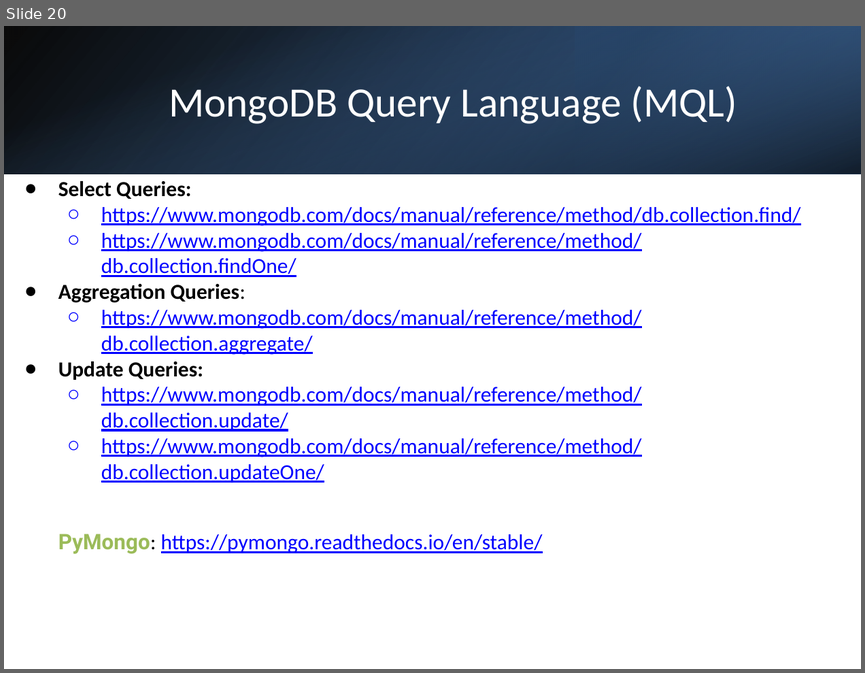
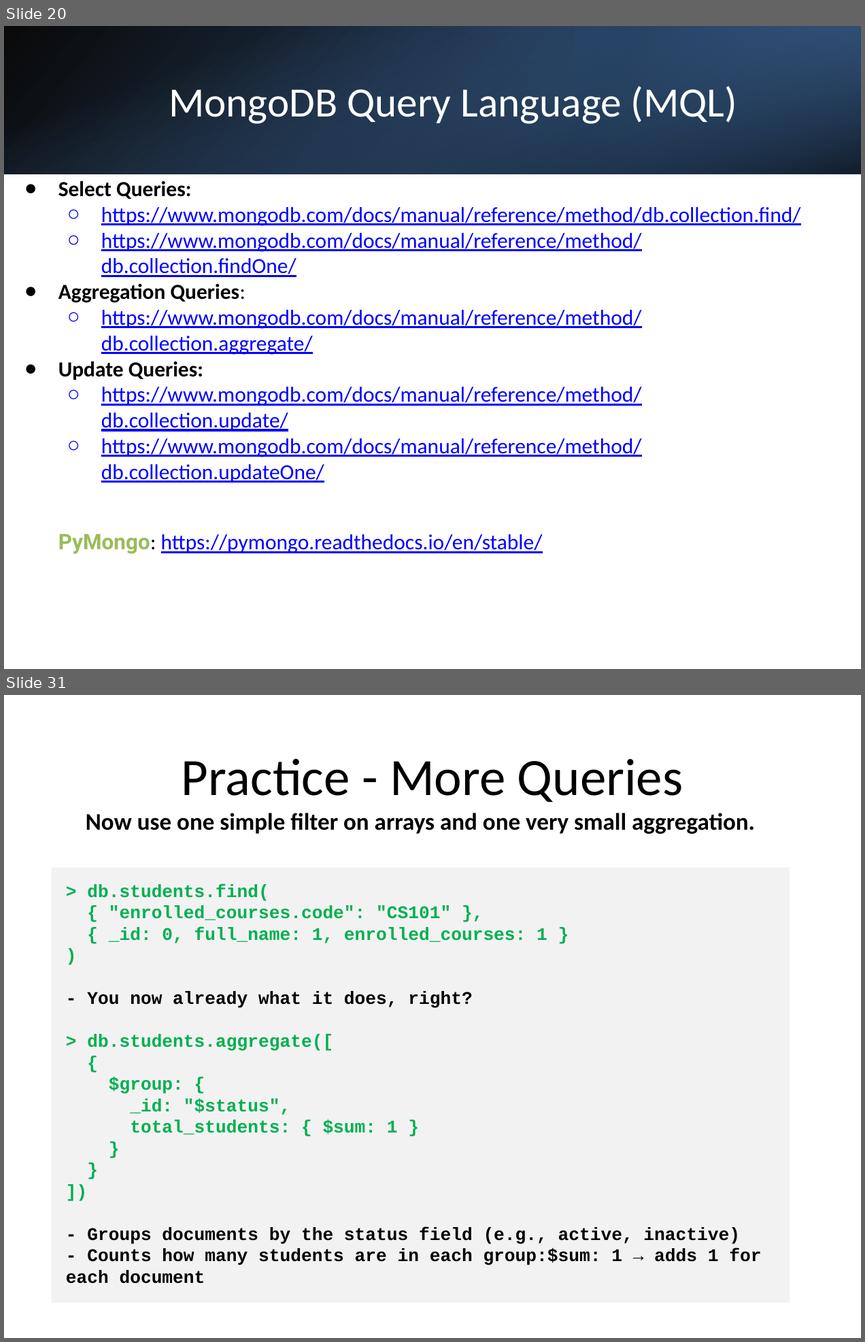
Before and after one commit to tgvp/Data-Eng, a slide deck: rsc/4-NoSQL.pptx. Shown one above the other, each under a label of ours: slide 20 before the commit, slides 20 and 31 after it; the slides between them are not shown. The pictures are 865x673 and 865x1342 pixels, drawn with LibreOffice and Linux fonts; fonts in the diff are those of the drawing. Boxes give left, top, right and bottom in pixels: in the first picture for what was removed or moved away, otherwise in the second. Text is boxed around its words. In the diff, an @@ line names an element or a change of style, - is before the commit and + after.

```diff
--- a/rsc/4-NoSQL.pptx
+++ b/rsc/4-NoSQL.pptx
@@ slide 31 added at [4,695,861,1338], background #FFFFFF @@
@@ title added at [181,758,683,802], 44 pt, text #000000 @@
+Practice - More Queries
@@ text added at [86,813,755,834], 20 pt, text #000000, bold @@
+Now use one simple filter on arrays and one very small aggregation.
@@ rectangle added at [52,867,789,1302], fill #F2F2F2, 15 pt, text #00B050, bold @@
+> db.students.find(
+{ "enrolled_courses.code": "CS101" },
+{ _id: 0, full_name: 1, enrolled_courses: 1 }
+)
+- You now already what it does, right?
+> db.students.aggregate([
+{
+$group: {
+_id: "$status",
+total_students: { $sum: 1 }
+}
+}
+])
+- Groups documents by the status field (e.g., active, inactive)
+- Counts how many students are in each group:$sum: 1 → adds 1 for each document
```
Also in this commit, not shown: 13 other slides added.
